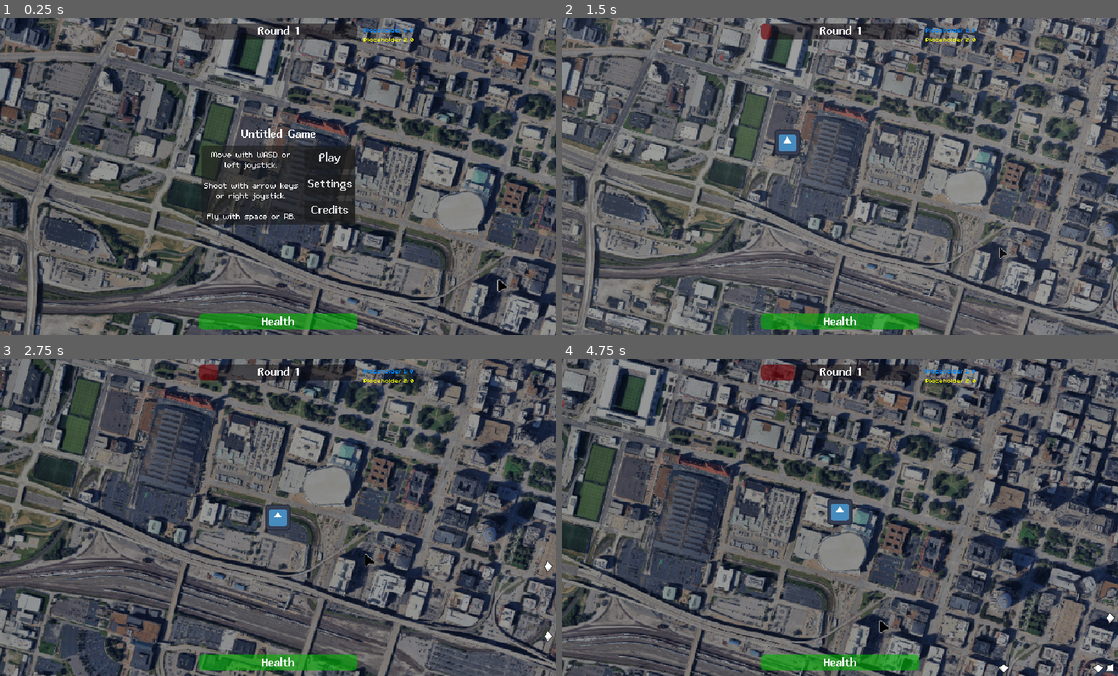
Above: before the commit, frames 1-4 (two rows, left to right).
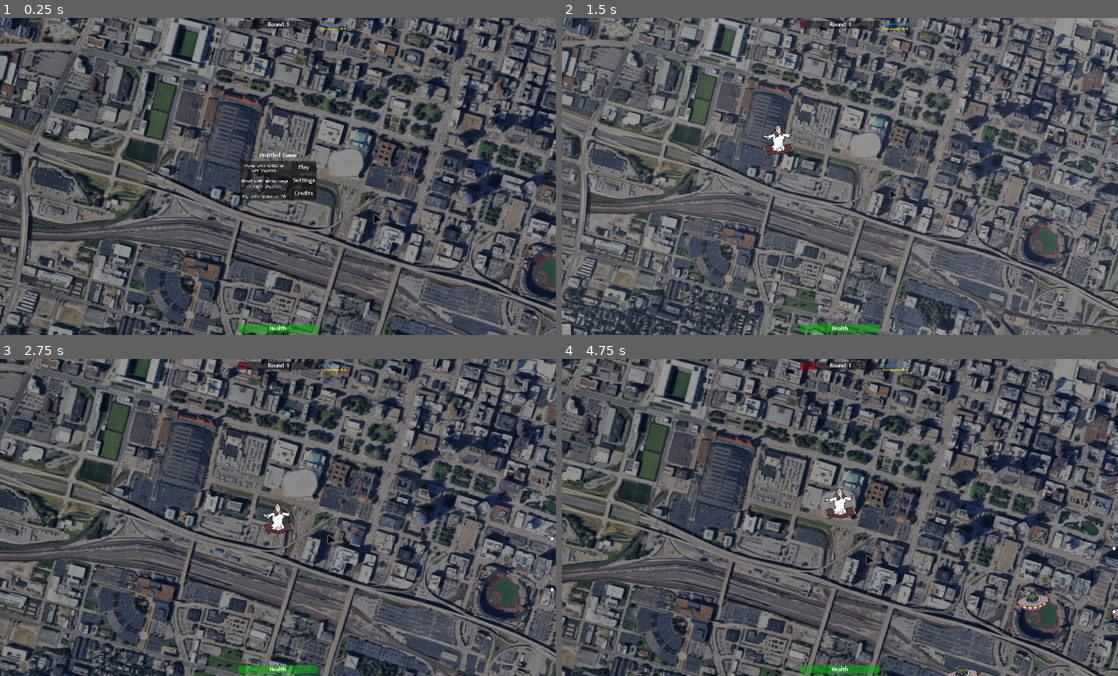
Above: after the commit, the same moments.

Repository: lupuchard/becky-game
Game: Godot game, scene res://world.tscn
Two runs of this game, one before a commit and one after it. Both use one fixed random seed, a clock stepped at 60 frames per second and the inputs below. The engine's default icon, where the game draws it, is replaced by a stand-in: a white triangle on a blue panel in a dark square.
Inputs:
- Up to frame 1 (0.25 s): no input
- Up to frame 2 (1.5 s): click "Play" at 0.5 s; tap Enter at 1.25 s; hold D (move_right) from 1.28 s (still down); hold Space (fly) from 1.28 s (still down)
- Up to frame 3 (2.75 s): release D (move_right) at 2.03 s; release Space (fly) at 2.03 s; hold S (move_down) from 2.03 s (still down); tap E (interact) at 2.1 s
- Up to frame 4 (4.75 s): release S (move_down) at 2.78 s; hold D (move_right) 2.78-3.53 s; hold Q (interact_alt) 2.78-3.53 s; hold W (move_up) 3.53-4.28 s; tap Space (fly) at 3.6 s; hold A (move_left) from 4.28 s (still down); hold E (interact) from 4.28 s (still down)

The runs differ from the first frame. In frame 1, 71% of the frame differs, in the area x 0-100%, y 0-100%; in frame 2, 69%; in frame 3, 69%; in frame 4, 73%.

Commit message:
add enemy hit sound and becky, alien graphics

Diff:
--- a/Enemies/FastEnemy.tscn
+++ b/Enemies/FastEnemy.tscn
@@ -1,12 +1,13 @@
 [gd_scene format=3 uid="uid://d2ewupfw2b3wr"]
 
 [ext_resource type="Script" uid="uid://r6wflmh8dtf0" path="res://Scripts/enemy.gd" id="1_877iy"]
-[ext_resource type="Texture2D" uid="uid://dp30yb0f2h37u" path="res://Assets/bnuy.png" id="2_vmw1j"]
 [ext_resource type="PackedScene" uid="uid://byl0yy6wd3q73" path="res://Drops/Drop1.tscn" id="2_xuvi5"]
 [ext_resource type="PackedScene" uid="uid://ctese50tcriog" path="res://Drops/Drop2.tscn" id="3_xuvi5"]
+[ext_resource type="Texture2D" uid="uid://chqt5uhp3f5so" path="res://Assets/alien-02.png" id="4_xuvi5"]
 
-[sub_resource type="CircleShape2D" id="CircleShape2D_2l8sk"]
-radius = 13.0
+[sub_resource type="CapsuleShape2D" id="CapsuleShape2D_eoctk"]
+radius = 23.0
+height = 78.0
 
 [node name="FastEnemy" type="StaticBody2D" unique_id=1629057451]
 script = ExtResource("1_877iy")
@@ -18,9 +19,11 @@
 })
 metadata/_custom_type_script = "uid://r6wflmh8dtf0"
 
-[node name="Sprite" type="Sprite2D" parent="." unique_id=1715504409]
-position = Vector2(-1, -4)
-texture = ExtResource("2_vmw1j")
+[node name="Sprite" type="Sprite2D" parent="." unique_id=1780194621]
+position = Vector2(1, 1)
+scale = Vector2(0.38792711, 0.38792711)
+texture = ExtResource("4_xuvi5")
 
 [node name="CollisionShape2D" type="CollisionShape2D" parent="." unique_id=1695961910]
-shape = SubResource("CircleShape2D_2l8sk")
+rotation = 1.5707964
+shape = SubResource("CapsuleShape2D_eoctk")
--- a/Enemies/ShootEnemy.tscn
+++ b/Enemies/ShootEnemy.tscn
@@ -1,11 +1,12 @@
 [gd_scene format=3 uid="uid://c11e4oti6gie5"]
 
 [ext_resource type="Script" uid="uid://r6wflmh8dtf0" path="res://Scripts/enemy.gd" id="1_5xdy1"]
-[ext_resource type="Texture2D" uid="uid://dp30yb0f2h37u" path="res://Assets/bnuy.png" id="2_83x8t"]
 [ext_resource type="PackedScene" uid="uid://byl0yy6wd3q73" path="res://Drops/Drop1.tscn" id="2_f4uvp"]
+[ext_resource type="Texture2D" uid="uid://chqt5uhp3f5so" path="res://Assets/alien-02.png" id="3_f4uvp"]
 
-[sub_resource type="CircleShape2D" id="CircleShape2D_2l8sk"]
-radius = 29.017237
+[sub_resource type="CapsuleShape2D" id="CapsuleShape2D_bcftp"]
+radius = 60.0
+height = 202.0
 
 [node name="ShootEnemy" type="StaticBody2D" unique_id=1629057451]
 script = ExtResource("1_5xdy1")
@@ -19,10 +20,10 @@
 })
 metadata/_custom_type_script = "uid://r6wflmh8dtf0"
 
-[node name="Sprite" type="Sprite2D" parent="." unique_id=1715504409]
-position = Vector2(-1, -4)
-scale = Vector2(2, 2)
-texture = ExtResource("2_83x8t")
+[node name="Sprite" type="Sprite2D" parent="." unique_id=458062618]
+position = Vector2(1, 1)
+texture = ExtResource("3_f4uvp")
 
-[node name="CollisionShape2D" type="CollisionShape2D" parent="." unique_id=1695961910]
-shape = SubResource("CircleShape2D_2l8sk")
+[node name="CollisionShape2D" type="CollisionShape2D" parent="." unique_id=1760866192]
+rotation = 1.5707964
+shape = SubResource("CapsuleShape2D_bcftp")
--- a/Scripts/enemy.gd
+++ b/Scripts/enemy.gd
@@ -26,8 +26,8 @@
 
 var target: Node2D
 
-var path0: Curve2D
-var path1: Curve2D
+var path0: Path2D
+var path1: Path2D
 var path_preference: float = 0.0
 var path_distance: float = 0.0
 var path_length: float = 0.0
@@ -134,28 +134,28 @@
 
 func pick_random_path():
 	if possible_paths.size() == 1:
-		path0 = possible_paths[0].curve
-		path1 = possible_paths[0].curve
+		path0 = possible_paths[0]
+		path1 = possible_paths[0]
 	elif possible_paths.size() == 2:
-		path0 = possible_paths[0].curve
-		path1 = possible_paths[1].curve
+		path0 = possible_paths[0]
+		path1 = possible_paths[1]
 	else:
-		path0 = possible_paths.pick_random().curve
+		path0 = possible_paths.pick_random()
 		for i in range(0, 3):
-			path1 = possible_paths.pick_random().curve
+			path1 = possible_paths.pick_random()
 			if path1 != path0:
 				break
 	path_preference = randf()
-	path_length = lerp(path0.get_baked_length(), path1.get_baked_length(), path_preference)
+	path_length = lerp(path0.curve.get_baked_length(), path1.curve.get_baked_length(), path_preference)
 	path_distance = 0.0
 	update_position()
 
 func update_position():
 	var dist = path_distance / path_length
 	if going_back: dist = 1.0 - dist
-	var point1 = path0.sample_baked(dist * path0.get_baked_length())
-	var point2 = path1.sample_baked(dist * path1.get_baked_length())
-	global_position = lerp(point1, point2, path_preference)
+	var point1: Vector2 = path0.curve.sample_baked(dist * path0.curve.get_baked_length())
+	var point2: Vector2 = path1.curve.sample_baked(dist * path1.curve.get_baked_length())
+	global_position = lerp(path0.global_transform * point1, path1.global_transform * point2, path_preference)
 
 func take_damage(damage: float, cold_damage: float = 0.0, lifesteal: int = 0):
 	health -= damage
--- a/Scripts/projectile.gd
+++ b/Scripts/projectile.gd
@@ -1,10 +1,17 @@
 extends StaticBody2D
 class_name Projectile
 
-const player_bullet_sounds = [
+const player_bullet_sounds := [
 	preload("res://Assets/Sound/player_bullet_01.ogg"),
 	preload("res://Assets/Sound/player_bullet_02.ogg"),
 	preload("res://Assets/Sound/player_bullet_03.ogg"),
+]
+
+const enemy_hit_sounds := [
+	preload("res://Assets/Sound/enemy_hit_01.ogg"),
+	preload("res://Assets/Sound/enemy_hit_02.ogg"),
+	preload("res://Assets/Sound/enemy_hit_03.ogg"),
+	preload("res://Assets/Sound/enemy_hit_04.ogg")
 ]
 
 var enemy: bool = false
@@ -34,11 +41,7 @@
 	add_child(sprite)
 
 	if enemy == false:
-		var sound = AudioStreamPlayer2D.new()
-		sound.global_position = self.global_position
-		sound.stream = player_bullet_sounds.pick_random()
-		sound.autoplay = true
-		add_child(sound)
+		play_sound(player_bullet_sounds.pick_random())
 
 func _process(delta: float):
 	lifespan -= delta
@@ -52,6 +55,7 @@
 func on_collide(collider: Object, normal: Vector2):
 	if !enemy and collider is Enemy and !already_hit.has(collider):
 		collider.take_damage(damage, cold, lifesteal)
+		play_sound(enemy_hit_sounds.pick_random())
 		if bounces > 0:
 			var speed = velocity.length()
 			var ri = velocity.normalized()
@@ -62,5 +66,15 @@
 		else:
 			die()
 
+func play_sound(sound: AudioStream):
+	var player := AudioStreamPlayer2D.new()
+	player.global_position = self.global_position
+	player.stream = sound
+	player.autoplay = true
+	get_parent().add_child(player)
+	player.finished.connect(func():
+		player.queue_free()
+	)
+
 func die():
 	queue_free()
--- a/project.godot
+++ b/project.godot
@@ -19,8 +19,6 @@
 
 window/size/viewport_width=1400
 window/size/viewport_height=800
-window/stretch/mode="viewport"
-window/stretch/scale=2.0
 window/stretch/scale_mode="integer"
 
 [gui]
@@ -102,7 +100,6 @@
 
 [rendering]
 
-textures/canvas_textures/default_texture_filter=0
 rendering_device/driver.windows="d3d12"
 renderer/rendering_method="gl_compatibility"
 renderer/rendering_method.mobile="gl_compatibility"
--- a/world.tscn
+++ b/world.tscn
@@ -7,7 +7,6 @@
 [ext_resource type="Script" uid="uid://c0eti6l0haml2" path="res://Scripts/becky.gd" id="2_tlwt5"]
 [ext_resource type="Script" uid="uid://b4s1wjwo5qmr7" path="res://Scripts/exit_button.gd" id="3_ic0uy"]
 [ext_resource type="FontFile" uid="uid://5mk2307ho1x8" path="res://Assets/Fonts/tinypixel.otf" id="3_k3n1d"]
-[ext_resource type="Texture2D" uid="uid://citqc3djyupwv" path="res://Assets/icon.svg" id="3_tlwt5"]
 [ext_resource type="PackedScene" uid="uid://c11e4oti6gie5" path="res://Enemies/ShootEnemy.tscn" id="5_036b0"]
 [ext_resource type="FontFile" uid="uid://c5l8d1d8cwfmo" path="res://Assets/Fonts/m5x7.ttf" id="5_ikiii"]
 [ext_resource type="Script" uid="uid://b7ensqc5ji3bt" path="res://Scripts/spawner.gd" id="6_dwbse"]
@@ -19,6 +18,7 @@
 [ext_resource type="Script" uid="uid://djfnhf7ah2rn3" path="res://Scripts/site.gd" id="13_70uel"]
 [ext_resource type="PackedScene" uid="uid://bca5med66pxed" path="res://Enemies/FlyingEnemy.tscn" id="16_2u3nc"]
 [ext_resource type="Script" uid="uid://c5kbnve4itdog" path="res://Scripts/upgrade_site.gd" id="17_udxuc"]
+[ext_resource type="Texture2D" uid="uid://d0tkvelv0ig61" path="res://Assets/Becky-bigpx.png" id="20_26xuy"]
 
 [sub_resource type="StyleBoxFlat" id="StyleBoxFlat_hiqwa"]
 bg_color = Color(0.79, 0.79, 0.79, 0.1254902)
@@ -35,7 +35,7 @@
 size = Vector2(2000, 1000)
 
 [sub_resource type="CircleShape2D" id="CircleShape2D_ioo17"]
-radius = 16.0
+radius = 32.0
 
 [sub_resource type="CircleShape2D" id="CircleShape2D_hiqwa"]
 radius = 0.1
@@ -341,12 +341,12 @@
 [node name="Stlouis" type="Sprite2D" parent="." unique_id=1409619830]
 modulate = Color(0.62, 0.62, 0.62, 1)
 z_index = -2
-position = Vector2(684, 308)
-scale = Vector2(0.8, 0.8)
+position = Vector2(1027, 462)
+scale = Vector2(1.2, 1.2)
 texture = ExtResource("1_036b0")
 
 [node name="Camera2D" type="Camera2D" parent="." unique_id=1493798746 node_paths=PackedStringArray("becky")]
-position = Vector2(419, 243)
+position = Vector2(717, 411)
 script = ExtResource("2_dwbse")
 becky = NodePath("../Becky")
 
@@ -356,16 +356,17 @@
 mesh = SubResource("QuadMesh_036b0")
 
 [node name="Bound" type="Marker2D" parent="Camera2D" unique_id=51245580]
-position = Vector2(949, 375)
+position = Vector2(1336, 512)
 
 [node name="Becky" type="Area2D" parent="." unique_id=2046443451]
 z_index = 1
-position = Vector2(305, 179)
+position = Vector2(603, 347)
 script = ExtResource("2_tlwt5")
 
-[node name="Sprite" type="Sprite2D" parent="Becky" unique_id=2141613476]
-scale = Vector2(0.25, 0.25)
-texture = ExtResource("3_tlwt5")
+[node name="Sprite" type="Sprite2D" parent="Becky" unique_id=569265625]
+position = Vector2(0.99999905, 5)
+scale = Vector2(0.42, 0.42)
+texture = ExtResource("20_26xuy")
 
 [node name="CollisionShape2D" type="CollisionShape2D" parent="Becky" unique_id=795749735]
 shape = SubResource("CircleShape2D_ioo17")
@@ -387,6 +388,7 @@
 shape = SubResource("CapsuleShape2D_cbp6q")
 
 [node name="Paths" type="Node2D" parent="." unique_id=1384284802]
+scale = Vector2(1.5077518, 1.4618659)
 
 [node name="HighPath" type="Path2D" parent="Paths" unique_id=70440228]
 curve = SubResource("Curve2D_036b0")
@@ -470,7 +472,7 @@
 script = ExtResource("6_dwbse")
 
 [node name="NextRound" type="Area2D" parent="." unique_id=1165826953]
-position = Vector2(1132, 323)
+position = Vector2(1697, 483)
 collision_layer = 4
 collision_mask = 4
 script = ExtResource("13_70uel")
@@ -506,7 +508,7 @@
 vertical_alignment = 1
 
 [node name="Upgrades1" type="Area2D" parent="." unique_id=2132285256]
-position = Vector2(908, 436)
+position = Vector2(1362, 656)
 collision_layer = 4
 collision_mask = 4
 script = ExtResource("17_udxuc")
@@ -558,7 +560,7 @@
 vertical_alignment = 1
 
 [node name="Upgrades2" type="Area2D" parent="." unique_id=434821614]
-position = Vector2(1007, 163)
+position = Vector2(1474, 199)
 collision_layer = 4
 collision_mask = 4
 script = ExtResource("17_udxuc")
@@ -609,7 +611,7 @@
 vertical_alignment = 1
 
 [node name="Upgrades3" type="Area2D" parent="." unique_id=520321402]
-position = Vector2(317, 445)
+position = Vector2(477, 673)
 collision_layer = 4
 collision_mask = 4
 script = ExtResource("17_udxuc")
Binary file added: Assets/Becky-bigpx.png
Not shown, added: Assets/Becky-bigpx.png.import
Not shown, added: Assets/Sound/enemy_hit_01.ogg.import
Not shown, added: Assets/Sound/enemy_hit_02.ogg.import
Not shown, added: Assets/Sound/enemy_hit_03.ogg.import
Not shown, added: Assets/Sound/enemy_hit_04.ogg.import
Binary file added: Assets/alien-02.png
Not shown, added: Assets/alien-02.png.import
Not shown, added: Assets/Sound/enemy_hit_01.ogg
Not shown, added: Assets/Sound/enemy_hit_02.ogg
Not shown, added: Assets/Sound/enemy_hit_03.ogg
Not shown, added: Assets/Sound/enemy_hit_04.ogg
